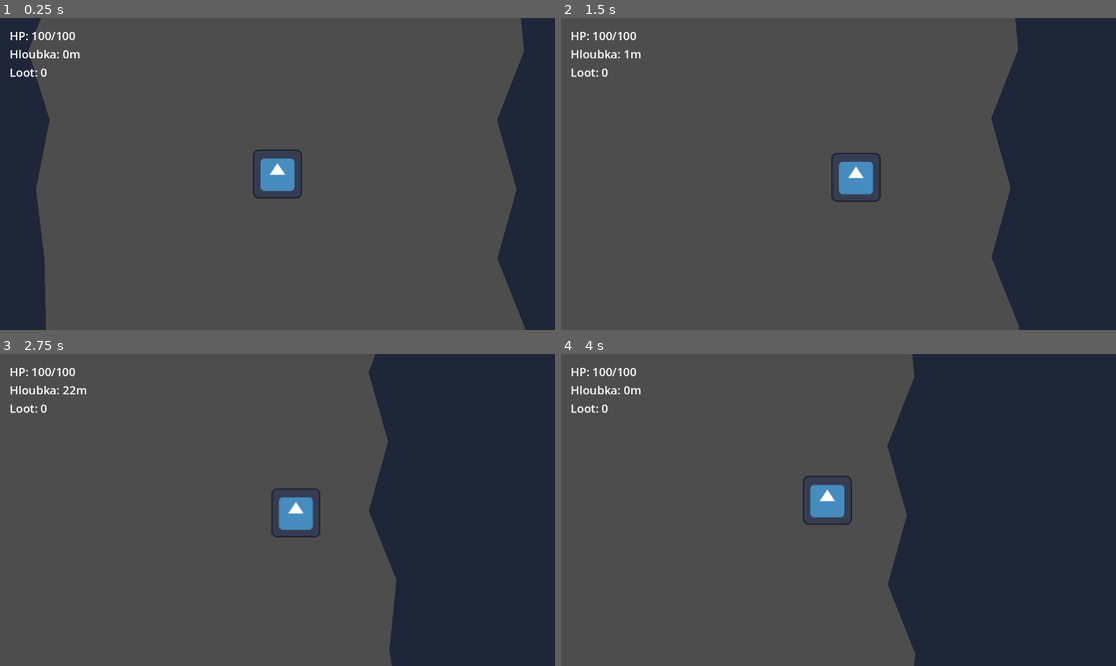
Above: before the commit, frames 1-4 (two rows, left to right).
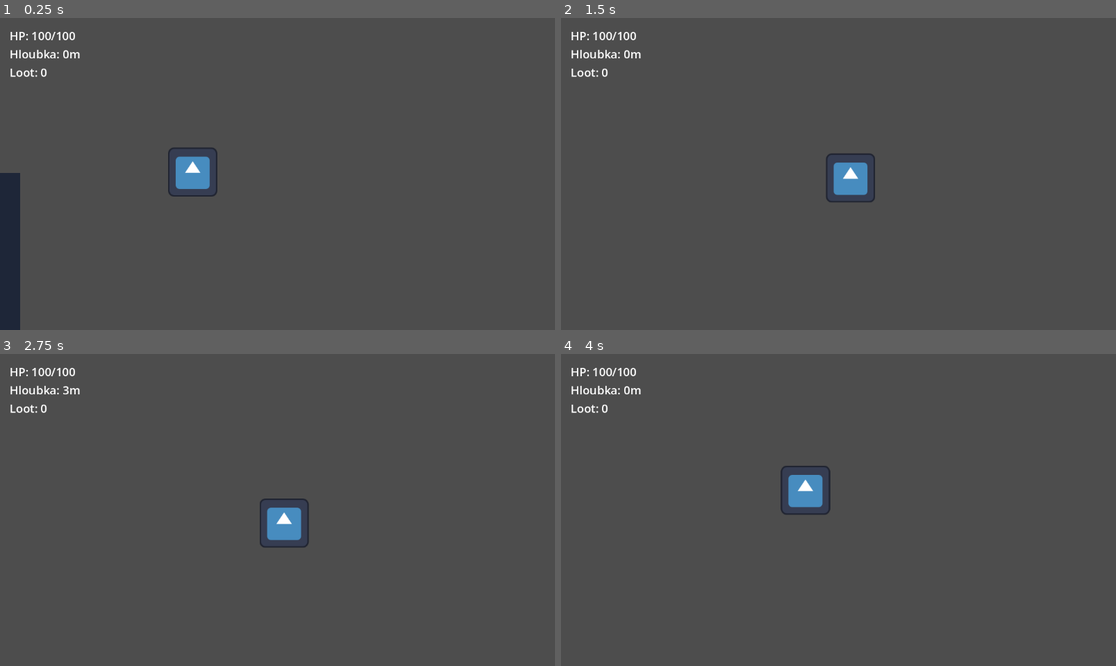
Above: after the commit, the same moments.

Repository: jakub207cz/S-S
Game: Godot game, scene res://node_2d.tscn
The game is run twice, just before and just after one commit, with the same random seed, the same clock (stepped at 60 frames per second) and the same inputs. The engine's default icon, where the game draws it, is replaced by a stand-in: a white triangle on a blue panel in a dark square.
Inputs:
- Up to frame 1 (0.25 s): no input
- Up to frame 2 (1.5 s): tap Enter at 0.5 s; hold D (move_right) 0.53-1.28 s; hold S (move_down) from 1.28 s (still down)
- Up to frame 3 (2.75 s): release S (move_down) at 2.03 s; hold D (move_right) from 2.03 s (still down)
- Up to frame 4 (4 s): release D (move_right) at 2.78 s; hold W (move_up) 2.78-3.53 s; hold A (move_left) from 3.53 s (still down)

The runs differ from the first frame. In frame 1, 15% of the frame differs, in the area x 0-100%, y 0-100%; in frame 2, 21%; in frame 3, 32%; in frame 4, 40%, in the area x 39-100%, y 0-100%.

Commit message:
feat: adjust depth limits, trench generation, add speed boosters

Diff:
--- a/node_2d.tscn
+++ b/node_2d.tscn
@@ -1,31 +1,23 @@
 [gd_scene format=3 uid="uid://d35jw5gntvt6o"]
 
-[ext_resource type="Script" uid="uid://bqth8o3kost7e" path="res://scripts/Submarine.gd" id="1_xxx"]
-[ext_resource type="Script" uid="uid://cgc6ypy47ukj2" path="res://scripts/HealthComponent.gd" id="2_yyy"]
+[ext_resource type="PackedScene" uid="uid://bevfu6s8faeyw" path="res://submarine.tscn" id="1_epypp"]
 [ext_resource type="Script" uid="uid://dltbtbdqc0y5u" path="res://scripts/PlayerUI.gd" id="3_zzz"]
-[ext_resource type="Texture2D" uid="uid://cwo3irv48or22" path="res://icon.svg" id="4_icon"]
-[ext_resource type="Script" path="res://scripts/CliffGenerator.gd" id="5_cliff"]
+[ext_resource type="Script" uid="uid://c6gghshxq5p0m" path="res://scripts/CliffGenerator.gd" id="5_cliff"]
 
-[sub_resource type="RectangleShape2D" id="RectangleShape2D_1"]
-size = Vector2(128, 128)
+[sub_resource type="WorldBoundaryShape2D" id="WorldBoundaryShape2D_epypp"]
+normal = Vector2(0, 1)
 
 [node name="World" type="Node2D" unique_id=908213786]
 
-[node name="Submarine" type="CharacterBody2D" parent="." unique_id=1109000746]
+[node name="Submarine" parent="." unique_id=1278720274 instance=ExtResource("1_epypp")]
 position = Vector2(500, 300)
-script = ExtResource("1_xxx")
 
-[node name="HealthComponent" type="Node" parent="Submarine" unique_id=498829427]
-script = ExtResource("2_yyy")
-
-[node name="Sprite2D" type="Sprite2D" parent="Submarine" unique_id=1044731906]
-texture = ExtResource("4_icon")
-
-[node name="CollisionShape2D" type="CollisionShape2D" parent="Submarine" unique_id=655000058]
-shape = SubResource("RectangleShape2D_1")
-
-[node name="Camera2D" type="Camera2D" parent="Submarine" unique_id=1861739529]
+[node name="Camera2D2" type="Camera2D" parent="Submarine" unique_id=981787369]
+position = Vector2(51, -6)
 zoom = Vector2(0.8, 0.8)
+limit_left = 0
+limit_top = -100
+limit_right = 2500
 position_smoothing_enabled = true
 
 [node name="PlayerUI" type="CanvasLayer" parent="." unique_id=1702368993 node_paths=PackedStringArray("depth_label", "materials_label", "hp_label")]
@@ -63,19 +55,17 @@
 theme_override_font_sizes/font_size = 24
 text = "Loot: 0"
 
-[node name="LeftCliff" type="Node2D" parent="."]
-position = Vector2(-150, 0)
+[node name="LeftCliff" type="Node2D" parent="." unique_id=944756991]
+position = Vector2(52, 3)
 script = ExtResource("5_cliff")
-base_width = 3000.0
-max_y = 120000.0
-segment_length = 180.0
-jaggedness = 200.0
 
-[node name="RightCliff" type="Node2D" parent="."]
-position = Vector2(1150, 0)
+[node name="RightCliff" type="Node2D" parent="." unique_id=1862698052]
+position = Vector2(2431, 0)
 script = ExtResource("5_cliff")
 is_right_side = true
-base_width = 3000.0
-max_y = 120000.0
-segment_length = 180.0
-jaggedness = 200.0
+
+[node name="StaticBody2D" type="StaticBody2D" parent="." unique_id=402614364]
+
+[node name="CollisionShape2D" type="CollisionShape2D" parent="StaticBody2D" unique_id=1234456011]
+position = Vector2(569, 234)
+shape = SubResource("WorldBoundaryShape2D_epypp")
--- a/scripts/CliffGenerator.gd
+++ b/scripts/CliffGenerator.gd
@@ -6,7 +6,6 @@
 
 @export var is_right_side: bool = false
 @export var base_width: float = 3000.0 # Jak daleko do šířky útes (neviditelně) sahá, zabraňuje vypadnutí
-@export var max_y: float = 120000.0 # Dostatečně velká hloubka pro Hloubku 10 000
 @export var segment_length: float = 180.0 # Vzdálenost bodů na ose Y. Čím nižší, tím detailnější.
 @export var jaggedness: float = 200.0 # Jak moc čouhají zuby do úrovně hráče
 
@@ -27,7 +26,12 @@
 
 func generate_cliff() -> void:
     var points := PackedVector2Array()
-    var current_y: float = -2000.0 # Započneme už nad hranicí obrazovky, ať nejsou vidět useklé textury
+    # Camera starts looking down at Y ~ 0, submarine spawns at 300
+    # Let's begin the cliff polygon lower down (Y = 300, submarine level)
+    # The first segments will be straight down to Y = 800
+    var current_y: float = 300.0
+    var max_y: float = GameManager.MAX_GAME_DEPTH * GameManager.PIXELS_PER_METER
+    var floor_depth: float = 10.0 * GameManager.PIXELS_PER_METER # 10 metrů tlustá podlaha
 
     var noise = FastNoiseLite.new()
     noise.seed = randi()
@@ -37,37 +41,90 @@
         # ------- LEVÝ ÚTES -------
         points.append(Vector2(-base_width, current_y))
 
+        # Rovná stěna od ponorky (y=300) dolu (y=800)
+        points.append(Vector2(0, current_y))
+        points.append(Vector2(0, 800.0))
+
+        current_y = 800.0
+
         while current_y <= max_y:
-            # 1. Zjistíme, v jakém "tieru" (každých 5000 pixelů = 500 m herní hloubky) jsme
-            var depth_tier = int(maxf(0.0, current_y) / 5000.0)
-
-            # 2. Útes se v každém tieru přiblíží ke středu o 30 pixelů (zužování)
-            var narrowing = depth_tier * 30.0
-
-            # 3. Zubatost se v každém tieru mírně zvýší (nebezpečnější výčnělky)
-            var current_jaggedness = jaggedness + (depth_tier * 20.0)
-
-            var offset = abs(noise.get_noise_1d(current_y)) * current_jaggedness + narrowing
+            # abs() zajistí, že zuby rostou "do mapy", nikoliv ven
+            var offset = abs(noise.get_noise_1d(current_y)) * jaggedness
             points.append(Vector2(offset, current_y))
             current_y += segment_length
 
-        points.append(Vector2(-base_width, max_y))
+        # Zastavíme generování přesně na dně (max_y)
+        var final_offset = abs(noise.get_noise_1d(max_y)) * jaggedness
+        points.append(Vector2(final_offset, max_y))
+
+        # --- PODLAHA ---
+        # Protáhneme pevninu od tohoto posledního bodu směrem do středu mapy o hodně (aby se v půlce potkala s druhou stranou)
+        points.append(Vector2(base_width, max_y))
+        points.append(Vector2(base_width, max_y + floor_depth))
+
+        # A pak ji uzavřeme přes hluboký spodek zpět do původní hrany báze
+        points.append(Vector2(-base_width, max_y + floor_depth))
+
     else:
         # ------- PRAVÝ ÚTES -------
-        points.append(Vector2(base_width, current_y))
+        points.append(Vector2(base_width, 300.0))
+
+        # Rovná stěna od ponorky (y=300) dolu (y=800)
+        points.append(Vector2(0, 300.0))
+        points.append(Vector2(0, 800.0))
+
+        current_y = 800.0
 
         while current_y <= max_y:
-            # Identická logika pro pravou stranu
-            var depth_tier = int(maxf(0.0, current_y) / 5000.0)
-            var narrowing = depth_tier * 30.0
-            var current_jaggedness = jaggedness + (depth_tier * 20.0)
-
-            # Přidáme šumovou odchylku (+5000), ať oba útesy nejsou identicky zrcadlové
-            var offset = abs(noise.get_noise_1d(current_y + 5000.0)) * current_jaggedness + narrowing
+            # Přidáme šumovou odchylku (+5000), ať oba útesy nejsou stejné
+            var offset = abs(noise.get_noise_1d(current_y + 5000.0)) * jaggedness
             points.append(Vector2(-offset, current_y))
             current_y += segment_length
 
-        points.append(Vector2(base_width, max_y))
+        var final_offset = abs(noise.get_noise_1d(max_y + 5000.0)) * jaggedness
+        points.append(Vector2(-final_offset, max_y))
+
+        # --- PODLAHA ---
+        # Protáhneme pevninu od tohoto posledního bodu směrem do středu mapy (do levé strany)
+        points.append(Vector2(-base_width, max_y))
+        points.append(Vector2(-base_width, max_y + floor_depth))
+
+        points.append(Vector2(base_width, max_y + floor_depth))
 
     poly.polygon = points
     collision.polygon = points
+
+func _draw() -> void:
+    # Vykreslíme značky hloubky každých 100 metrů
+    var max_depth_meters: int = int(GameManager.MAX_GAME_DEPTH)
+    var pixels_per_meter: float = GameManager.PIXELS_PER_METER
+
+    # Použijeme výchozí font systému/Godotu
+    var font := ThemeDB.fallback_font
+    var font_size := 32
+    var color := Color(1, 1, 1, 0.5) # Poloprůhledná bílá
+
+    # Kreslit budeme jen od hladiny (Y=0) do maximální hloubky
+    # Krok je 100 metrů
+    for m in range(100, max_depth_meters, 100):
+        # Ponorka startuje s Y v 300 pixelech a bere to za 0m.
+        # Takže k vypočteným pixelům vždy připočítáme 300.0 (viz starting_position lodi)
+        var y_pos: float = float(m) * pixels_per_meter + 300.0
+
+        # Aby čára začínala přesně na kraji skály, musíme vygenerovat stejný noise v y_pos
+        var noise = FastNoiseLite.new()
+        noise.seed = randi() # VAROVÁNÍ: randi() v _draw nedá stejný seed jako v _ready(). Pro zjednodušení dáme čáru jen paušálně.
+        # Aby to bylo dokonalé, vytažení "šumu" jako proměnou je lepší, viz oprava níže:
+
+        # Místo složitého napojování Noise to prostě nakreslíme fixně do prostoru (hráč si to domyslí jako "bojky" atp.)
+        # případně do okraje. Skála nikdy nevyčuhuje dál než `jaggedness`.
+        var start_x: float = jaggedness
+
+        if not is_right_side:
+            # Na levé straně
+            draw_line(Vector2(start_x, y_pos), Vector2(start_x + 300, y_pos), color, 4.0)
+            draw_string(font, Vector2(start_x + 50, y_pos - 10), str(m) + "m", HORIZONTAL_ALIGNMENT_LEFT, -1, font_size, color)
+        else:
+            # Na pravé straně
+            draw_line(Vector2(-start_x, y_pos), Vector2(-start_x - 300, y_pos), color, 4.0)
+            draw_string(font, Vector2(-start_x - 150, y_pos - 10), str(m) + "m", HORIZONTAL_ALIGNMENT_LEFT, -1, font_size, color)
--- a/scripts/DepthManager.gd
+++ b/scripts/DepthManager.gd
@@ -20,51 +20,51 @@
 @onready var spawn_timer: Timer = $SpawnTimer
 
 func _ready() -> void:
-    if len(monster_pool) == 0:
-        push_warning("DepthManager: Nemám zadána žádná monstra k spawnování!")
+	if len(monster_pool) == 0:
+		push_warning("DepthManager: Nemám zadána žádná monstra k spawnování!")
 
-    # Napojíme signál ručně pro jistotu.
-    if spawn_timer and not spawn_timer.timeout.is_connected(_on_timeout):
-        spawn_timer.timeout.connect(_on_timeout)
+	# Napojíme signál ručně pro jistotu.
+	if spawn_timer and not spawn_timer.timeout.is_connected(_on_timeout):
+		spawn_timer.timeout.connect(_on_timeout)
 
 func _on_timeout() -> void:
-    if len(monster_pool) == 0: return
+	if len(monster_pool) == 0: return
 
-    # Zjistíme, kde na ose 0 - 10000 se nacházíme (normalizujeme na 0.0 - 1.0)
-    var depth_progress: float = GameManager.current_depth / GameManager.MAX_GAME_DEPTH
-    depth_progress = clampf(depth_progress, 0.0, 1.0) # Pojistka
+	# Zjistíme, kde na ose 0 - 10000 se nacházíme (normalizujeme na 0.0 - 1.0)
+	var depth_progress: float = GameManager.current_depth / GameManager.MAX_GAME_DEPTH
+	depth_progress = clampf(depth_progress, 0.0, 1.0) # Pojistka
 
-    # Načteme hodnoty z křivek
-    var max_active_enemies: int = int(spawn_density_curve.sample(depth_progress)) if spawn_density_curve else 5
-    var heavy_chance: float = heavy_monster_chance_curve.sample(depth_progress) if heavy_monster_chance_curve else 0.0
+	# Načteme hodnoty z křivek
+	var max_active_enemies: int = int(spawn_density_curve.sample(depth_progress)) if spawn_density_curve else 5
+	var heavy_chance: float = heavy_monster_chance_curve.sample(depth_progress) if heavy_monster_chance_curve else 0.0
 
-    # TODO: Logika zjišťování kolik nepřátel teď je (přes Groups).
-    # Zatím to zjednodušíme - prostě zkusíme spawnout.
+	# TODO: Logika zjišťování kolik nepřátel teď je (přes Groups).
+	# Zatím to zjednodušíme - prostě zkusíme spawnout.
 
-    var chosen_monster_stats: MonsterStats = null
+	var chosen_monster_stats: MonsterStats = null
 
-    # 0 až 500: Jen light. 500+: Začíná Heavy.
-    # Tuhle logiku už nemusíme psát do IF statements, tu logiku jsi vyklikal
-    # v té heavy_chance_curve křivce! Tady se tím nebudeme trápit.
+	# 0 až 500: Jen light. 500+: Začíná Heavy.
+	# Tuhle logiku už nemusíme psát do IF statements, tu logiku jsi vyklikal
+	# v té heavy_chance_curve křivce! Tady se tím nebudeme trápit.
 
-    # Prototyp výběru - samozřejmě funguje jen pokud máš pole správně naplněné:
-    # index 0: lehké, index 1: těžké
-    if randf() < heavy_chance and monster_pool.size() > 1:
-        chosen_monster_stats = monster_pool[1] # Těžké
-    else:
-        chosen_monster_stats = monster_pool[0] # Lehké
+	# Prototyp výběru - samozřejmě funguje jen pokud máš pole správně naplněné:
+	# index 0: lehké, index 1: těžké
+	if randf() < heavy_chance and monster_pool.size() > 1:
+		chosen_monster_stats = monster_pool[1] # Těžké
+	else:
+		chosen_monster_stats = monster_pool[0] # Lehké
 
-    if chosen_monster_stats and chosen_monster_stats.monster_scene:
-        spawn_enemy(chosen_monster_stats.monster_scene)
+	if chosen_monster_stats and chosen_monster_stats.monster_scene:
+		spawn_enemy(chosen_monster_stats.monster_scene)
 
 func spawn_enemy(scene_pack: PackedScene) -> void:
-    # Instancování do světa (mimo obrazovku atd.)
-    var instance = scene_pack.instantiate()
+	# Instancování do světa (mimo obrazovku atd.)
+	var instance = scene_pack.instantiate()
 
-    # Zde bychom typicky určili náhodnou pozici mimo kameru hráče
-    # a přidali instanci jako dítě do hlavní herní scény.
-    get_tree().current_scene.add_child(instance)
+	# Zde bychom typicky určili náhodnou pozici mimo kameru hráče
+	# a přidali instanci jako dítě do hlavní herní scény.
+	get_tree().current_scene.add_child(instance)
 
-    # Příklad spawnu 500 pixelů vpravo od středu - TODO nahradit opravdovou logikou
-    if instance is Node2D:
-        instance.global_position = get_viewport().get_camera_2d().get_screen_center_position() + Vector2(randf_range(500, 800), randf_range(-300, 300))
+	# Příklad spawnu 500 pixelů vpravo od středu - TODO nahradit opravdovou logikou
+	if instance is Node2D:
+		instance.global_position = get_viewport().get_camera_2d().get_screen_center_position() + Vector2(randf_range(500, 800), randf_range(-300, 300))
--- a/scripts/GameManager.gd
+++ b/scripts/GameManager.gd
@@ -2,6 +2,9 @@
 # GameManager.gd (Autoload)
 # Tento skript uchovává globální stav vaší hry. Nemá řešit fyziku, ale
 # má shromažďovat data (hloubka, peníze) a oznamovat změny pomocí signálů.
+
+const PIXELS_PER_METER: float = 100.0
+const MAX_GAME_DEPTH: float = 1600.0
 
 # -----------------
 # 1. Signály (Events)
@@ -76,3 +79,14 @@
     self.current_depth = 0.0
     player_returned.emit()
     get_tree().change_scene_to_file("res://scenes/Base.tscn")
+
+func get_speed_multiplier() -> float:
+    # Násobitel rychlosti lodi podle hloubky
+    if current_depth >= 1200.0:
+        return 5.0
+    elif current_depth >= 600.0:
+        return 4.0
+    elif current_depth >= 200.0:
+        return 3.0
+
+    return 1.5
--- a/scripts/HealthComponent.gd
+++ b/scripts/HealthComponent.gd
@@ -13,20 +13,20 @@
 var current_hp: int : set = set_hp
 
 func _ready() -> void:
-    current_hp = max_hp
+	current_hp = max_hp
 
 func set_hp(value: int) -> void:
-    # Hodnota HP nemůže být menší než 0 nebo větší než max_hp
-    current_hp = clampi(value, 0, max_hp)
-    hp_changed.emit(current_hp, max_hp)
+	# Hodnota HP nemůže být menší než 0 nebo větší než max_hp
+	current_hp = clampi(value, 0, max_hp)
+	hp_changed.emit(current_hp, max_hp)
 
-    if current_hp == 0:
-        died.emit()
+	if current_hp == 0:
+		died.emit()
 
 # Pomocná funkce, pokud na to někdo chce volat zvenčí "dát damage"
 func take_damage(amount: int) -> void:
-    # self.current_hp = ... zavolá náš setter výše
-    self.current_hp -= amount
+	# self.current_hp = ... zavolá náš setter výše
+	self.current_hp -= amount
 
 func heal(amount: int) -> void:
-    self.current_hp += amount
+	self.current_hp += amount
--- a/scripts/Submarine.gd
+++ b/scripts/Submarine.gd
@@ -4,8 +4,8 @@
 # Slouží už POUZE jako controller (pohyb) hráče. Logiku životů a správy
 # jsme přesunuli pryč, sem se pouze připojíme na signály dětí.
 
-@export var max_speed: float = 300.0
-@export var acceleration: float = 800.0
+@export var max_speed: float = 350.0
+@export var acceleration: float = 1000.0
 @export var water_friction: float = 400.0
 
 @onready var starting_y_position: float = global_position.y
@@ -15,35 +15,36 @@
 @onready var health_component: HealthComponent = $HealthComponent
 
 func _ready() -> void:
-    if health_component:
-        # Takhle se připojuje signál z kódu od verze Godot 4.0
-        health_component.died.connect(_on_death)
+	if health_component:
+		# Takhle se připojuje signál z kódu od verze Godot 4.0
+		health_component.died.connect(_on_death)
 
-        # Test - Aplikování upgradu z nového GameManagera na base hp
-        # Zvýší HP třeba o 50 za každý level trupu nad 1
-        health_component.max_hp += (GameManager.hull_level - 1) * 50
-        health_component.current_hp = health_component.max_hp
+		# Test - Aplikování upgradu z nového GameManagera na base hp
+		# Zvýší HP třeba o 50 za každý level trupu nad 1
+		health_component.max_hp += (GameManager.hull_level - 1) * 50
+		health_component.current_hp = health_component.max_hp
 
 func _physics_process(delta: float) -> void:
-    # 1. Spočítat aktuální hloubku a odeslat ji manažerovi
-    # Tohle hru nezatíží, GameManager ví, jak reagovat, ale dělá to jen on
-    var calculated_depth: float = (global_position.y - starting_y_position) / 10.0
-    GameManager.current_depth = calculated_depth
+	# 1. Spočítat aktuální hloubku a odeslat ji manažerovi
+	# Tohle hru nezatíží, GameManager ví, jak reagovat, ale dělá to jen on
+	var calculated_depth: float = (global_position.y - starting_y_position) / GameManager.PIXELS_PER_METER
+	GameManager.current_depth = calculated_depth
 
-    # 2. Získání vstupu přes sémantické akce (musíme je takto nastavit v Project Settings)
-    var input_vector: Vector2 = Input.get_vector("move_left", "move_right", "move_up", "move_down")
+	# 2. Získání vstupu přes sémantické akce (musíme je takto nastavit v Project Settings)
+	var input_vector: Vector2 = Input.get_vector("move_left", "move_right", "move_up", "move_down")
 
-    # Rychlost hráče bude modifikovaná podle úrovně motoru
-    var actual_speed = max_speed + ((GameManager.engine_level - 1) * 50.0)
+	# Rychlost hráče bude modifikovaná podle úrovně motoru a hloubkového speed-bostu
+	var base_speed_with_upgrades = max_speed + ((GameManager.engine_level - 1) * 50.0)
+	var actual_speed = base_speed_with_upgrades * GameManager.get_speed_multiplier()
 
-    # 3. Fyzika
-    if input_vector != Vector2.ZERO:
-        velocity = velocity.move_toward(input_vector * actual_speed, acceleration * delta)
-    else:
-        velocity = velocity.move_toward(Vector2.ZERO, water_friction * delta)
+	# 3. Fyzika
+	if input_vector != Vector2.ZERO:
+		velocity = velocity.move_toward(input_vector * actual_speed, acceleration * delta)
+	else:
+		velocity = velocity.move_toward(Vector2.ZERO, water_friction * delta)
 
-    move_and_slide()
+	move_and_slide()
 
 # Vypořádání se se smrtí - řekneme Autoload managerovi a ten ať už ukončí ponor jak potřebuje
 func _on_death() -> void:
-    GameManager.on_player_death()
+	GameManager.on_player_death()
--- /dev/null
+++ b/submarine.tscn
@@ -0,0 +1,20 @@
+[gd_scene format=3 uid="uid://bevfu6s8faeyw"]
+
+[ext_resource type="Script" uid="uid://bqth8o3kost7e" path="res://scripts/Submarine.gd" id="1_qvldv"]
+[ext_resource type="Script" uid="uid://cgc6ypy47ukj2" path="res://scripts/HealthComponent.gd" id="2_wxksq"]
+[ext_resource type="Texture2D" uid="uid://cwo3irv48or22" path="res://icon.svg" id="3_a2b0v"]
+
+[sub_resource type="RectangleShape2D" id="RectangleShape2D_1"]
+size = Vector2(128, 128)
+
+[node name="Submarine" type="CharacterBody2D" unique_id=1278720274]
+script = ExtResource("1_qvldv")
+
+[node name="HealthComponent" type="Node" parent="." unique_id=403481900]
+script = ExtResource("2_wxksq")
+
+[node name="Sprite2D" type="Sprite2D" parent="." unique_id=2022915560]
+texture = ExtResource("3_a2b0v")
+
+[node name="CollisionShape2D" type="CollisionShape2D" parent="." unique_id=1340881943]
+shape = SubResource("RectangleShape2D_1")
